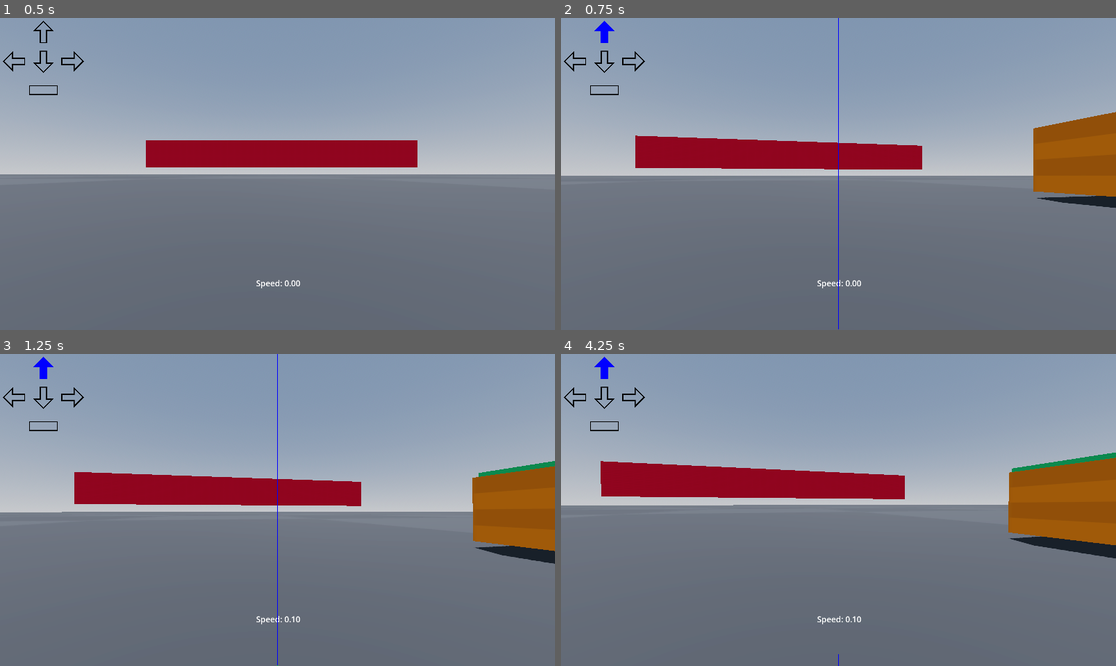
Above: before the commit, frames 1-4 (two rows, left to right).
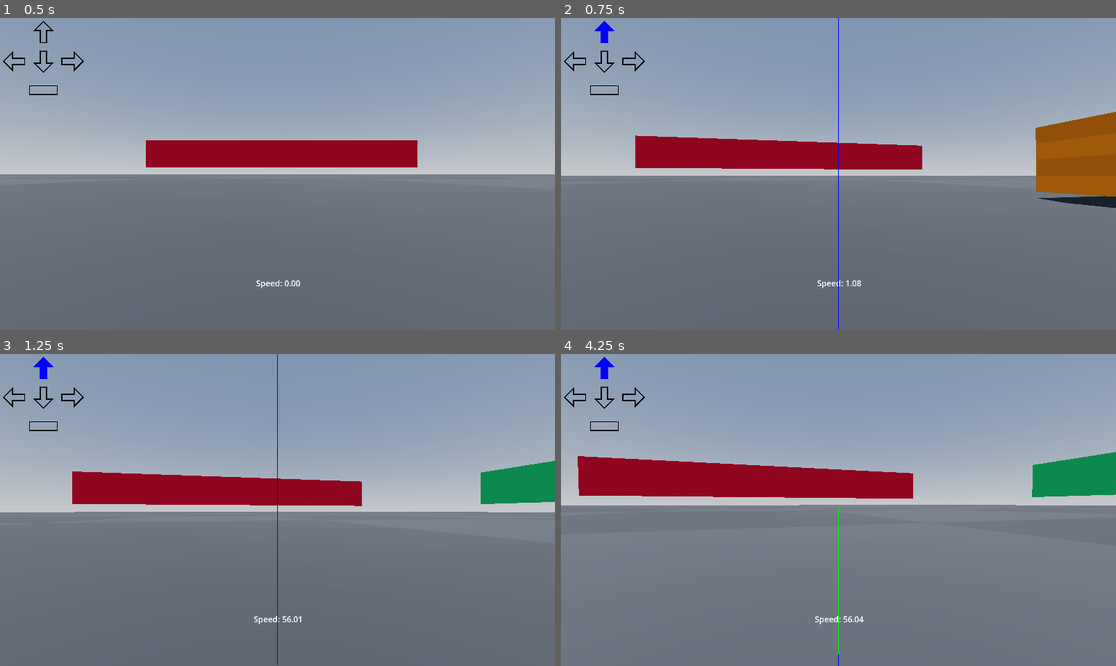
Above: after the commit, the same moments.

Repository: darichey/gibfest
Game: Godot game, scene res://Level.tscn
Two runs of this game, one before a commit and one after it. Both use one fixed random seed, a clock stepped at 60 frames per second and the inputs below.
Inputs (mouse positions are in pixels of both pictures, inside the frame that each line leads up to):
- Up to frame 1 (0.5 s): no input
- Up to frame 2 (0.75 s): tap Enter at 0.5 s; move the mouse to (866, 174) at 0.52 s; hold W (move_forward) from 0.53 s (still down)
- Up to frame 3 (1.25 s): keep holding W (move_forward); tap Space (move_jump) at 0.77 s
- Up to frame 4 (4.25 s): keep holding W (move_forward); move the mouse to (810, 510) at 1.27 s; tap Space (move_jump) at 1.52, 2.75, 3.02, 3.77 s; move the mouse to (849, 503) at 2.02 s; move the mouse to (832, 516) at 2.77 s; tap Enter at 3.5 s; move the mouse to (877, 513) at 3.52 s

Frame 1 is identical in both runs. In frame 2, 0.2% of the frame differs, in the area x 24-100%, y 30-86%; in frame 3, 4.2%; in frame 4, 6.7%, in the area x 3-100%, y 31-97%.

Commit message:
Remove stop below 1 speed

Diff:
--- a/game/QuakeMovement.gd
+++ b/game/QuakeMovement.gd
@@ -1,7 +1,8 @@
 extends Object
 class_name QuakeMovement
 
-const MULTIPLIER = 0.01905
+# const MULTIPLIER = 0.01905
+const MULTIPLIER = 10
 const sv_friction: float = 5.2 * MULTIPLIER
 const sv_accelerate: float = 5.6 * MULTIPLIER
 const sv_maxspeed: float = 320 * MULTIPLIER
@@ -19,9 +20,6 @@
 
 static func move_ground(accelDir: Vector3, prevVelocity: Vector3, delta: float) -> Vector3:
 	var speed := prevVelocity.length()
-
-	if speed < 1:
-		prevVelocity = Vector3.ZERO
 
 	if speed != 0 and not Input.is_action_pressed("move_jump"):
 		var drop = speed * sv_friction * delta
